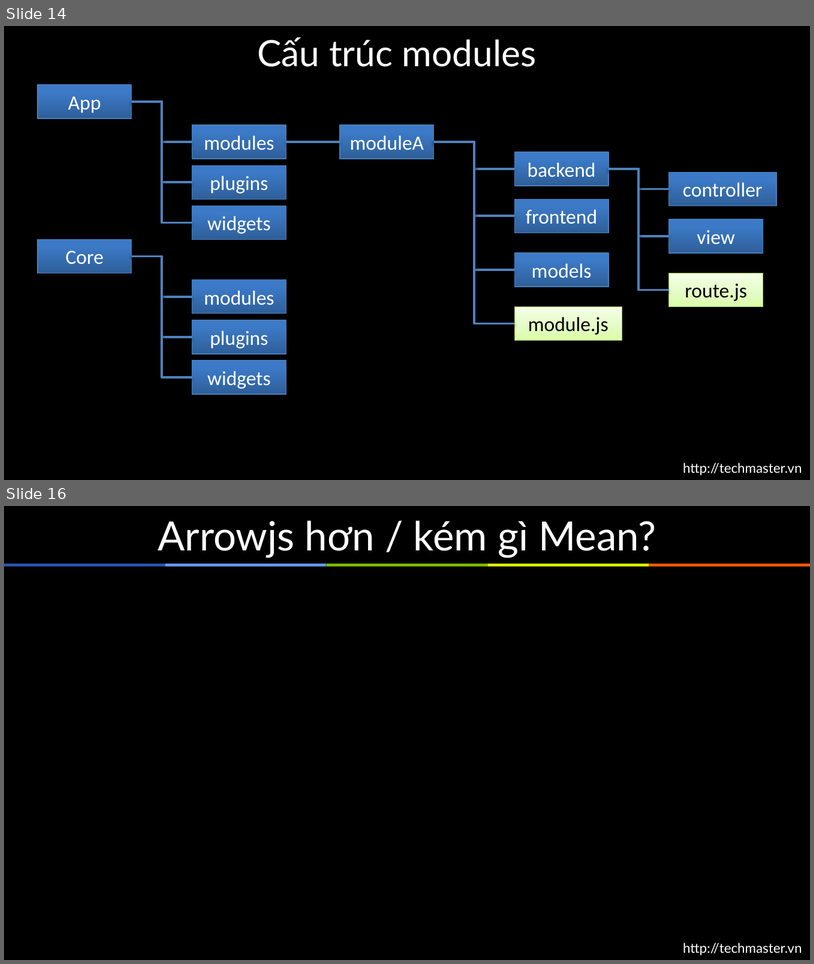
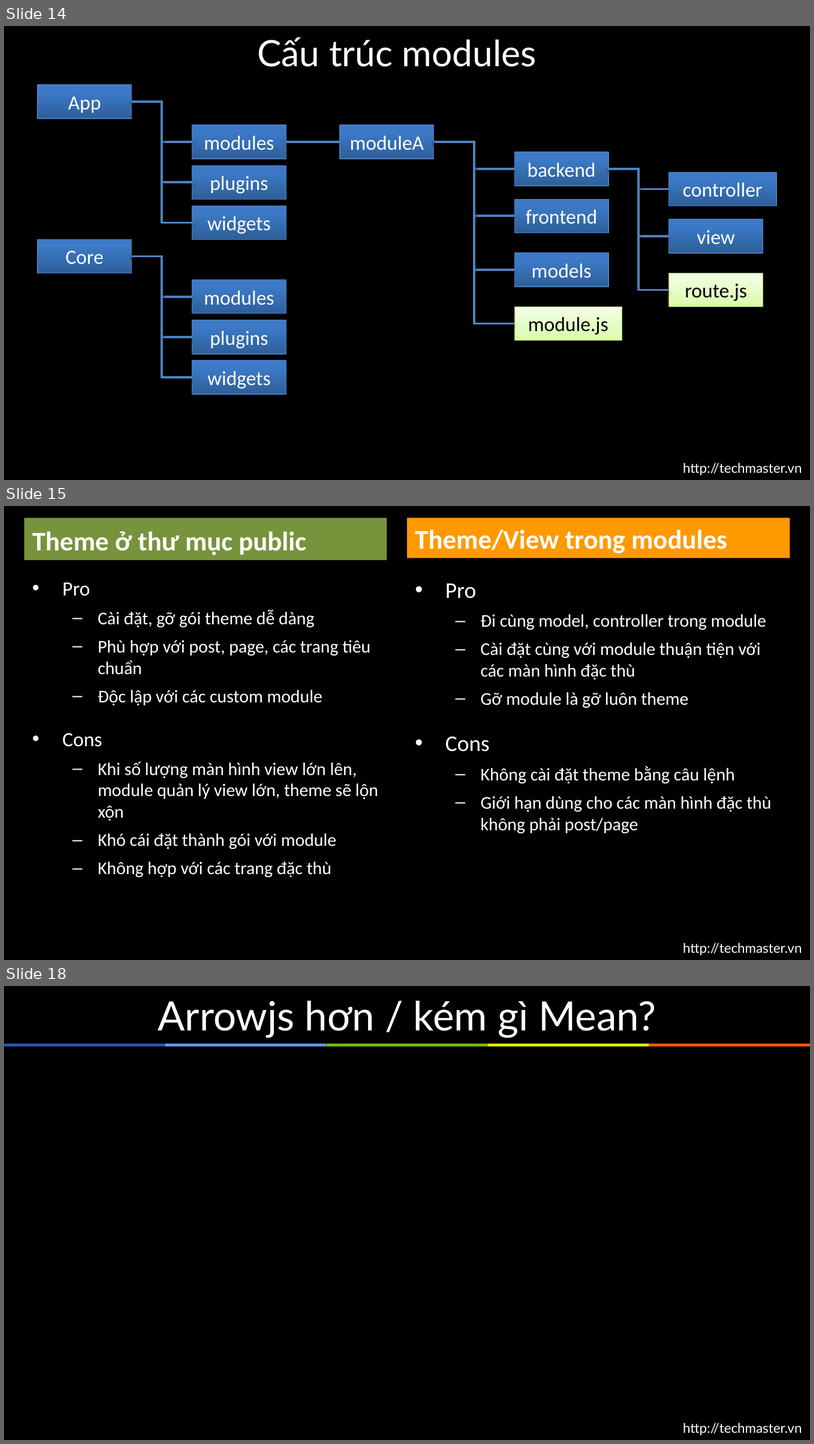
Before and after one commit to arrowjs/Documents, a slide deck: ArrowjsBasic.pptx. Shown one above the other, each under a label of ours: slides 14 and 16 before the commit, slides 14, 15 and 18 after it; the slides between them are not shown. The pictures are 814x964 and 814x1444 pixels, drawn with LibreOffice and Linux fonts; fonts in the diff are those of the drawing. Boxes give left, top, right and bottom in pixels: in the first picture for what was removed or moved away, otherwise in the second. Text is boxed around its words. In the diff, an @@ line names an element or a change of style, - is before the commit and + after.

Commit message:
Add regulation about theme

```diff
--- a/ArrowjsBasic.pptx
+++ b/ArrowjsBasic.pptx
@@ slide 15 added at [4, 506, 810, 960], background #000000; not listed: 1 template element that a slide beside it also shows @@
@@ text added at [24, 518, 387, 560], fill #77933C, 24 pt, text #FFFFFF, bold @@
+Theme ở thư mục public
@@ text added at [407, 518, 790, 558], fill #FF9900, 24 pt, text #FFFFFF, bold @@
+Theme/View trong modules
@@ text added at [62, 582, 378, 877], 16 pt, text #FFFFFF @@
+• Pro
+  – Cài đặt, gỡ gói theme dễ dàng
+  – Phù hợp với post, page, các trang tiêu chuẩn
+  – Độc lập với các custom module
+• Cons
+  – Khi số lượng màn hình view lớn lên, module quản lý view lớn, theme sẽ lộn xộn
+  – Khó cái đặt thành gói với module
+  – Không hợp với các trang đặc thù
@@ text added at [446, 583, 771, 833], 16 pt, text #FFFFFF @@
+• Pro
+  – Đi cùng model, controller trong module
+  – Cài đặt cùng với module thuận tiện với các màn hình đặc thù
+  – Gỡ module là gỡ luôn theme
+• Cons
+  – Không cài đặt theme bằng câu lệnh
+  – Giới hạn dùng cho các màn hình đặc thù không phải post/page
@@ what was slide 16 is now slide 18 @@
```
Also in this commit, not shown: 1 slide changed, 2 other slides added, 1 slide removed.
